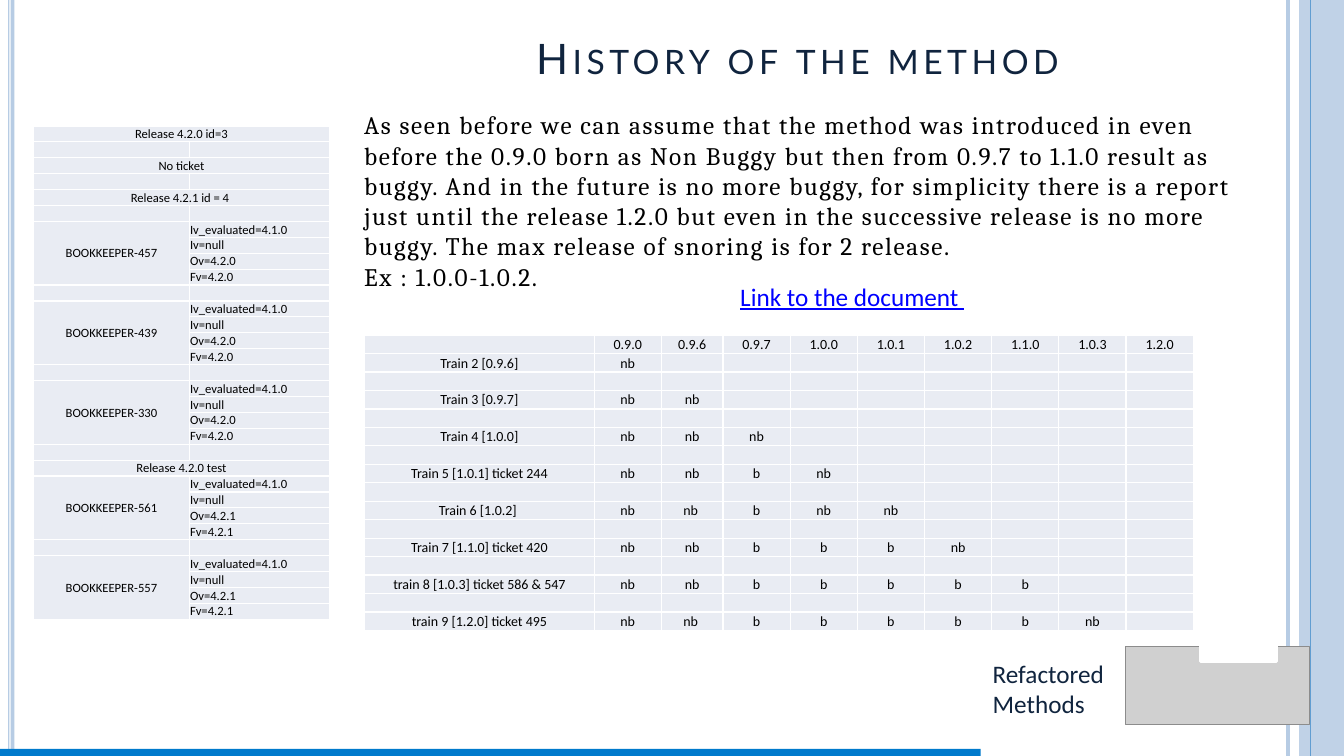
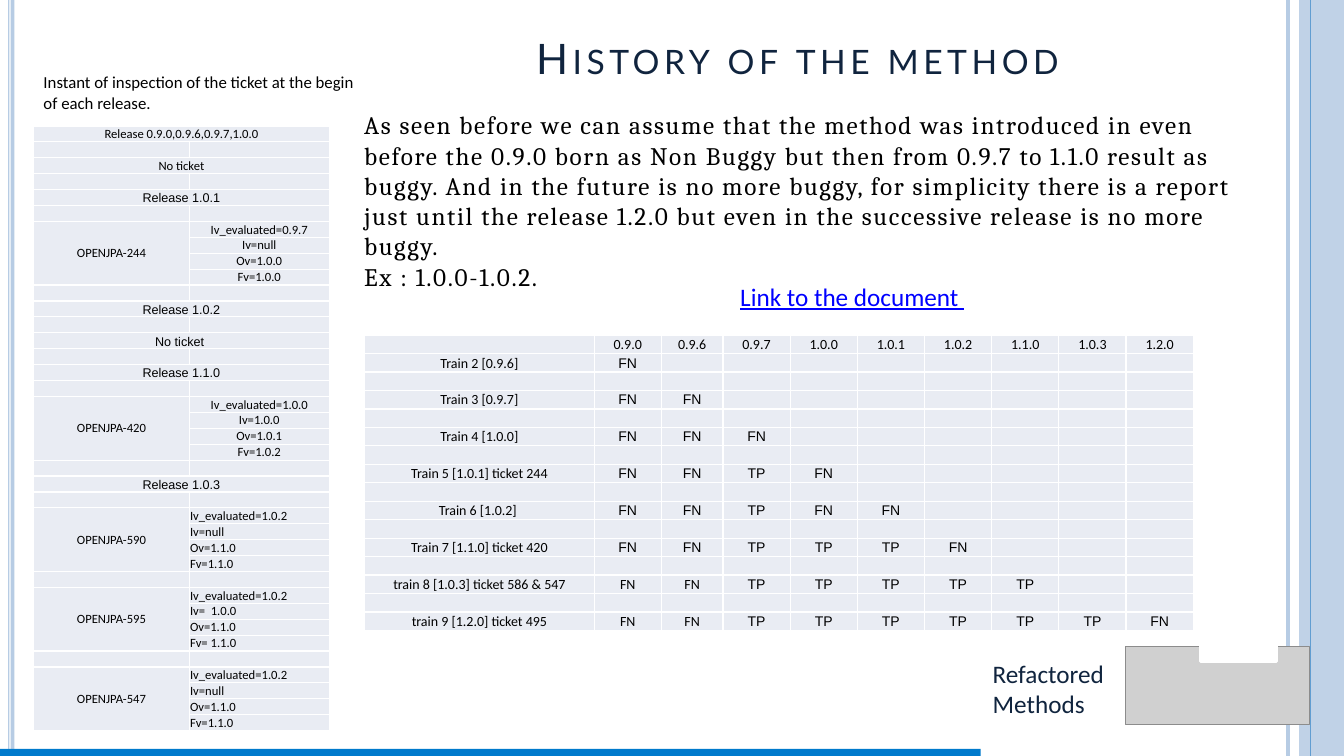
Before and after one commit to FrancescoAstolfiDev/progettoParteFalessi, a slide deck: slide 28 of My_Ispw2_Project_Falessi/report/report_astolfi.pptm (slide 27 before the commit). Drawn at 1344x756 pixels with LibreOffice and Linux fonts; fonts in the diff are those of the drawing; grey boxes stand for pictures. Boxes give left, top, right and bottom in pixels: in the first picture for what was removed or moved away, otherwise in the second. Text is boxed around its words. In the diff, an @@ line names an element or a change of style, - is before the commit and + after.

```diff
--- a/My_Ispw2_Project_Falessi/report/report_astolfi.pptm
+++ b/My_Ispw2_Project_Falessi/report/report_astolfi.pptm
@@ text added at bbox=[43, 76, 354, 109], 12 pt, text #000000 @@
+Instant of inspection of the ticket at the begin of each release.
@@ text at bbox=[364, 116, 1228, 286]: text changed @@
-As seen before we can assume that the method was introduced in even before the 0.9.0 born as Non Buggy but then from 0.9.7 to 1.1.0 result as buggy. And in the future is no more buggy, for simplicity there is a report just until the release 1.2.0 but even in the successive release is no more buggy. The max release of snoring is for 2 release.
-Ex : 1.0.0-1.0.2.
+As seen before we can assume that the method was introduced in even before the 0.9.0 born as Non Buggy but then from 0.9.7 to 1.1.0 result as buggy. And in the future is no more buggy, for simplicity there is a report just until the release 1.2.0 but even in the successive release is no more buggy.
+Ex : 1.0.0-1.0.2.
@@ table at bbox=[33, 126, 329, 731] @@
-row 1, column 1: Release 4.2.0 id=3
+row 1, column 1: Release 0.9.0,0.9.6,0.9.7,1.0.0
-row 5, column 1: Release 4.2.1 id = 4
+row 5, column 1: Release 1.0.1
-row 7, column 1: BOOKKEEPER-457
+row 7, column 1: OPENJPA-244
-row 7, column 2: Iv_evaluated=4.1.0
+row 7, column 2: Iv_evaluated=0.9.7
-row 9, column 2: Ov=4.2.0
+row 9, column 2: Ov=1.0.0
-row 10, column 2: Fv=4.2.0
+row 10, column 2: Fv=1.0.0
-row 12: BOOKKEEPER-439 | Iv_evaluated=4.1.0
+row 12: Release 1.0.2 | 
+row 13:  | 
+row 14: No ticket | 
+row 15:  | 
+row 16: Release 1.1.0 | 
+row 17:  | 
+row 18: OPENJPA-420 | Iv_evaluated=1.0.0
+row 19:  | Iv=1.0.0
+row 20:  | Ov=1.0.1
+row 21:  | Fv=1.0.2
+row 22:  | 
+row 23: Release 1.0.3 | 
+row 24:  | 
+row 25: OPENJPA-590 | Iv_evaluated=1.0.2
-row 27, column 2: Ov=4.2.0
+row 27, column 2: Ov=1.1.0
-row 28, column 2: Fv=4.2.0
+row 28, column 2: Fv=1.1.0
-row 17: BOOKKEEPER-330 | Iv_evaluated=4.1.0
+row 30: OPENJPA-595 | Iv_evaluated=1.0.2
+row 31:  | Iv= 1.0.0
+row 32:  | Ov=1.1.0
+row 33:  | Fv= 1.1.0
+row 34:  | 
+row 35: OPENJPA-547 | Iv_evaluated=1.0.2
-row 19:  | Ov=4.2.0
-row 20:  | Fv=4.2.0
-row 21:  | 
-row 22: Release 4.2.0 test | 
-row 23: BOOKKEEPER-561 | Iv_evaluated=4.1.0
-row 24:  | Iv=null
-row 25:  | Ov=4.2.1
-row 26:  | Fv=4.2.1
-row 27:  | 
-row 28: BOOKKEEPER-557 | Iv_evaluated=4.1.0
-row 29:  | Iv=null
-row 30:  | Ov=4.2.1
-row 31:  | Fv=4.2.1
+row 37:  | Ov=1.1.0
+row 38:  | Fv=1.1.0
@@ table at bbox=[365, 336, 1197, 632] @@
-row 2, column 2: nb
+row 2, column 2: FN
-row 4, column 2: nb
+row 4, column 2: FN
-row 4, column 3: nb
+row 4, column 3: FN
-row 6: Train 4 [1.0.0] | nb | nb | nb |  |  |  |  |  | 
+row 6: Train 4 [1.0.0] | FN | FN | FN |  |  |  |  |  | 
-row 8: Train 5 [1.0.1] ticket 244 | nb | nb | b | nb |  |  |  |  | 
+row 8: Train 5 [1.0.1] ticket 244 | FN | FN | TP | FN |  |  |  |  | 
-row 10: Train 6 [1.0.2] | nb | nb | b | nb | nb |  |  |  | 
+row 10: Train 6 [1.0.2] | FN | FN | TP | FN | FN |  |  |  | 
-row 12: Train 7 [1.1.0] ticket 420 | nb | nb | b | b | b | nb |  |  | 
+row 12: Train 7 [1.1.0] ticket 420 | FN | FN | TP | TP | TP | FN |  |  | 
-row 14: train 8 [1.0.3] ticket 586 & 547 | nb | nb | b | b | b | b | b |  | 
+row 14: train 8 [1.0.3] ticket 586 & 547 | FN | FN | TP | TP | TP | TP | TP |  | 
-row 16: train 9 [1.2.0] ticket 495 | nb | nb | b | b | b | b | b | nb | 
+row 16: train 9 [1.2.0] ticket 495 | FN | FN | TP | TP | TP | TP | TP | TP | FN
```
Also in this commit, not shown: 27 other slides changed, 2 slides added, 24 other files.
